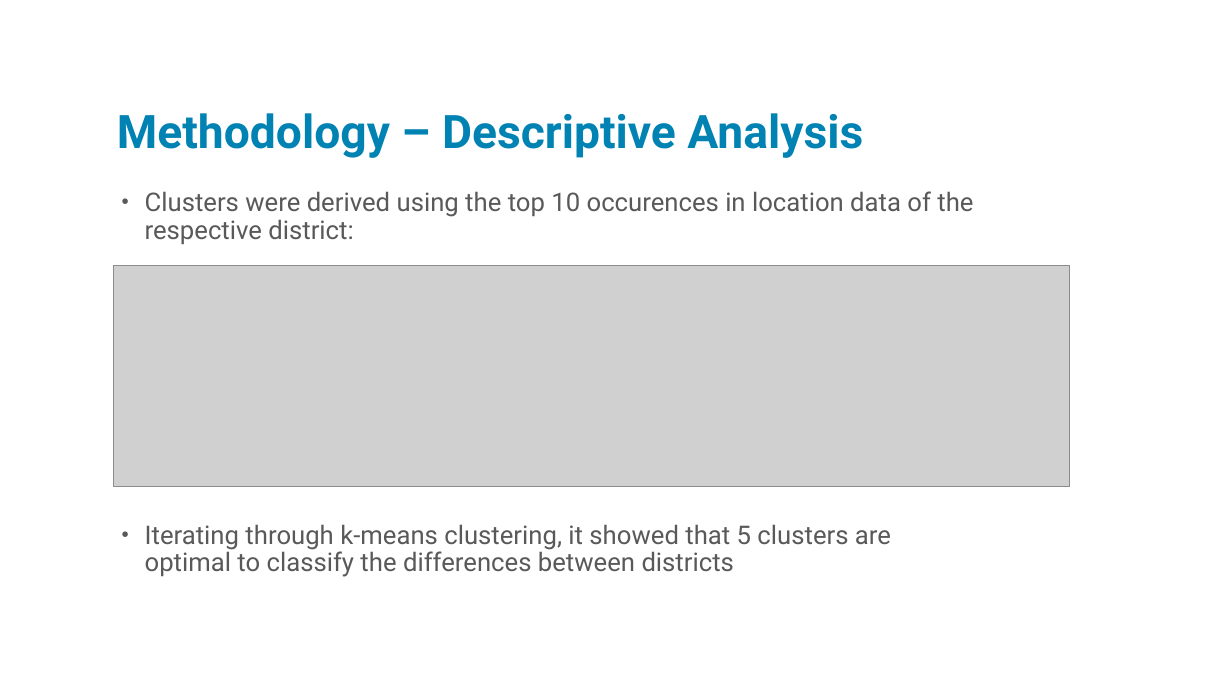
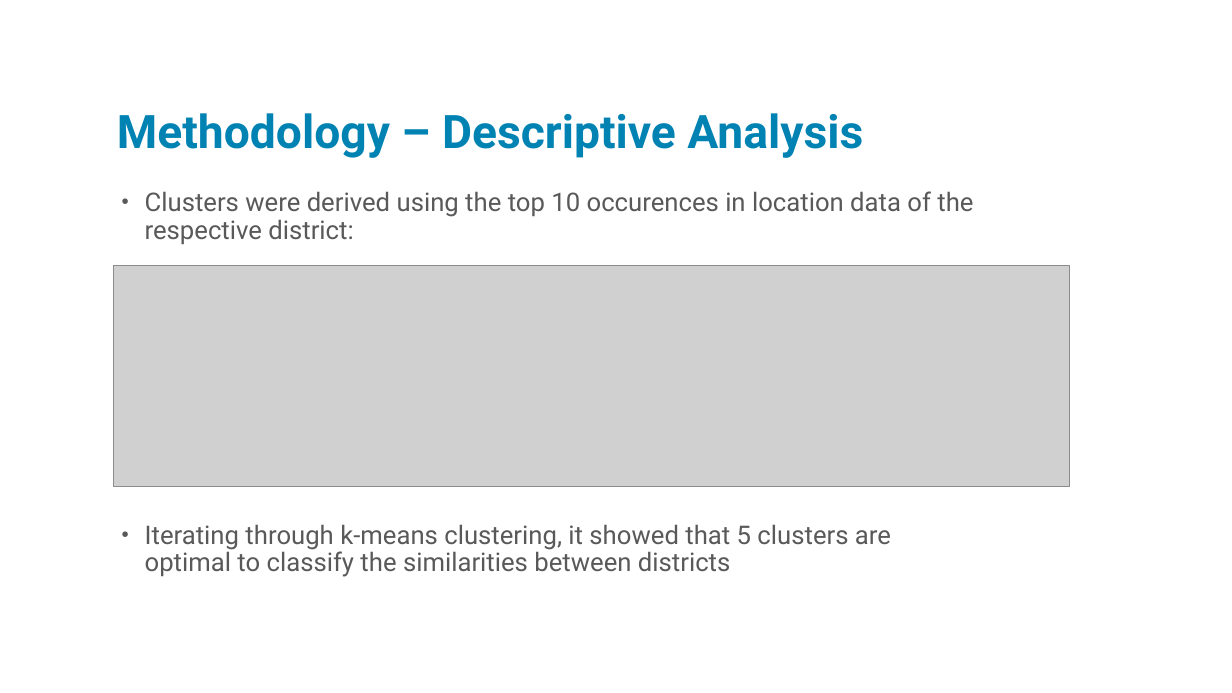
Before and after one commit to pbrachner/Coursera_Capstone, a slide deck: slide 7 of capstone.pptx. Drawn at 1232x693 pixels with LibreOffice and Linux fonts; fonts in the diff are those of the drawing; grey boxes stand for pictures; background and template pictures are left out. Boxes give left, top, right and bottom in pixels: in the first picture for what was removed or moved away, otherwise in the second. Text is boxed around its words. In the diff, an @@ line names an element or a change of style, - is before the commit and + after.

Commit message:
Coursera: Capstone - Vienna Districts

```diff
--- a/capstone.pptx
+++ b/capstone.pptx
@@ text at box(145, 524, 891, 577): text changed @@
-• Iterating through k-means clustering, it showed that 5 clusters are optimal to classify the differences between districts
+• Iterating through k-means clustering, it showed that 5 clusters are optimal to classify the similarities between districts
```
Also in this commit, not shown: 4 other slides changed, 5 other files.
